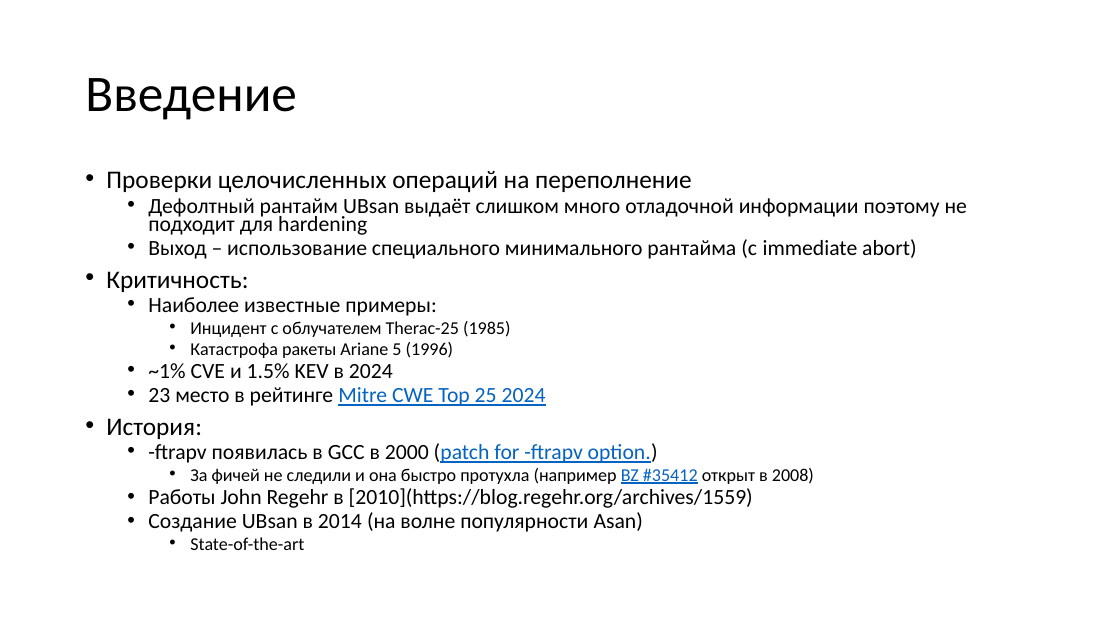
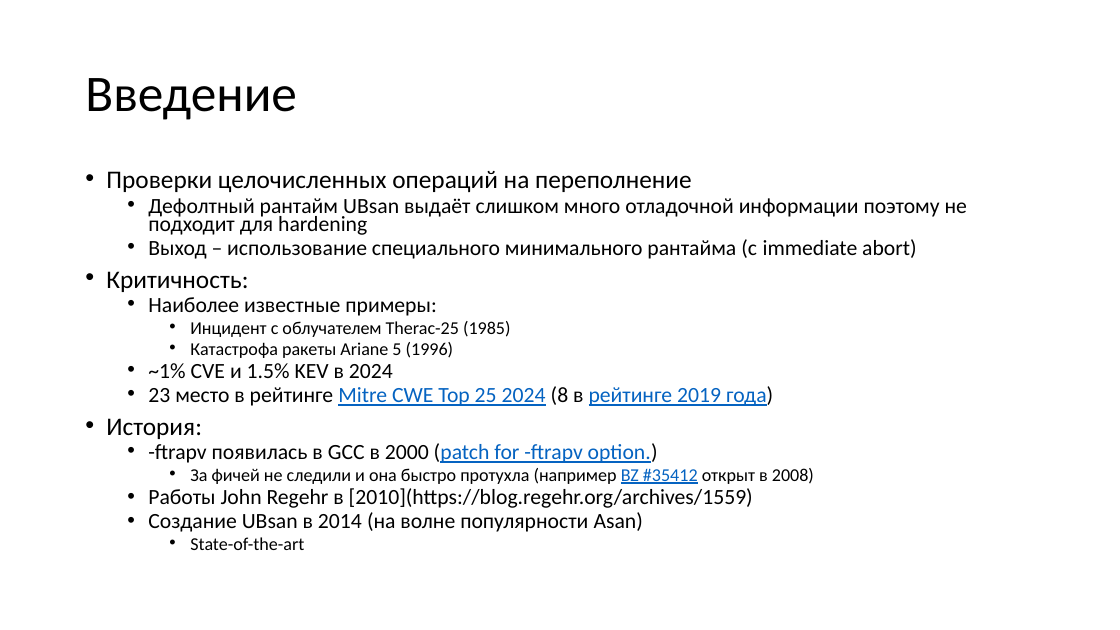
Before and after one commit to yugr/slides, a slide deck: slide 62 of CppZeroCost/2025/RU.pptx. Drawn at 1120x630 pixels with LibreOffice and Linux fonts; fonts in the diff are those of the drawing. Boxes give left, top, right and bottom in pixels: in the first picture for what was removed or moved away, otherwise in the second. Text is boxed around its words. In the diff, an @@ line names an element or a change of style, - is before the commit and + after.

```diff
--- a/CppZeroCost/2025/RU.pptx
+++ b/CppZeroCost/2025/RU.pptx
@@ text at (148,386,773,406): text changed @@
-  • 23 место в рейтинге Mitre CWE Top 25 2024
+  • 23 место в рейтинге Mitre CWE Top 25 2024 (8 в рейтинге 2019 года)
```
Also in this commit, not shown: 3 other slides changed.
